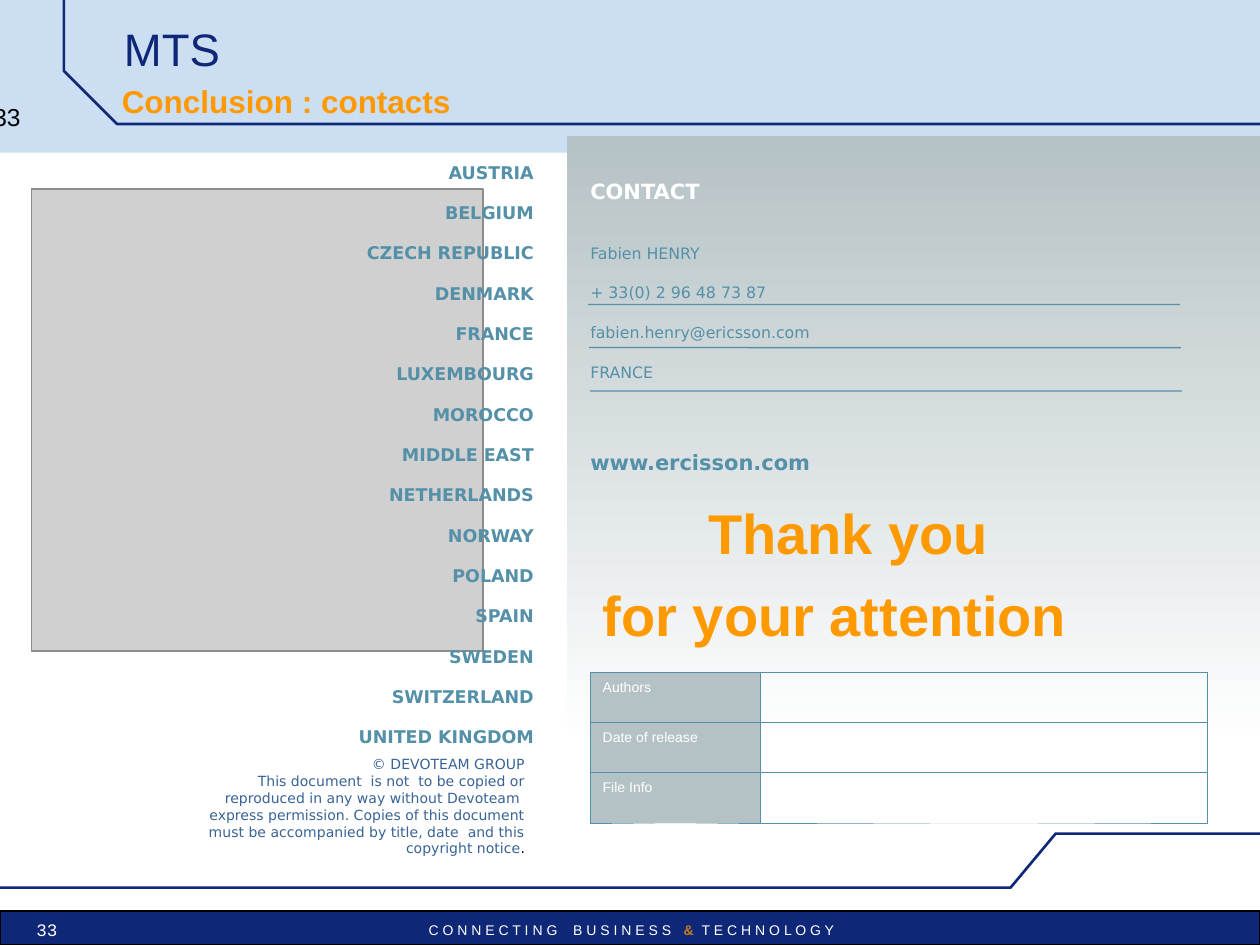
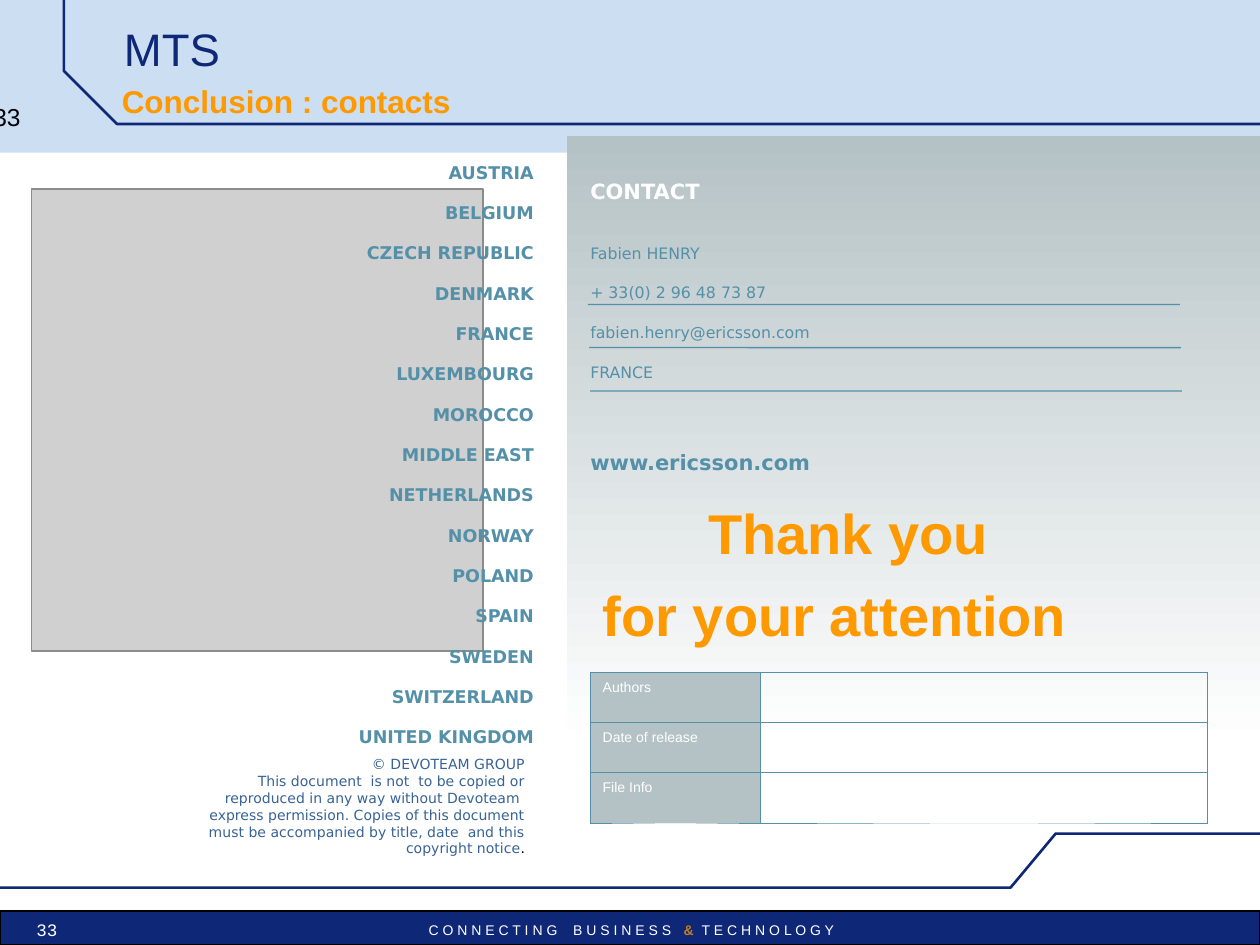
Before and after one commit to satishghiwari/mts-project, a slide deck: slide 33 of mts/src/main/doc/MTS_pres_technical.ppt. Drawn at 1260x945 pixels with LibreOffice and Linux fonts; fonts in the diff are those of the drawing; grey boxes stand for pictures; background and template pictures are left out. Boxes give left, top, right and bottom in pixels: in the first picture for what was removed or moved away, otherwise in the second. Text is boxed around its words. In the diff, an @@ line names an element or a change of style, - is before the commit and + after.

```diff
--- a/mts/src/main/doc/MTS_pres_technical.ppt
+++ b/mts/src/main/doc/MTS_pres_technical.ppt
@@ text at box(590, 454, 810, 470): text changed @@
-www.ercisson.com
+www.ericsson.com
```
Also in this commit, not shown: 1 other slide changed.
